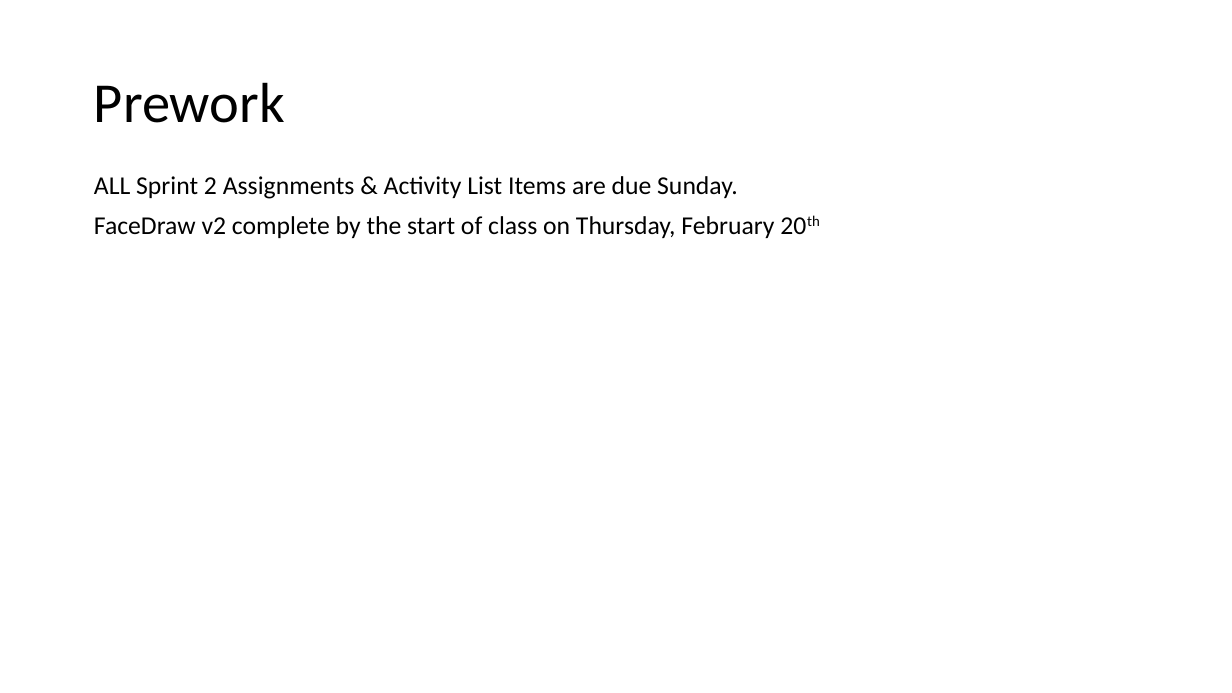
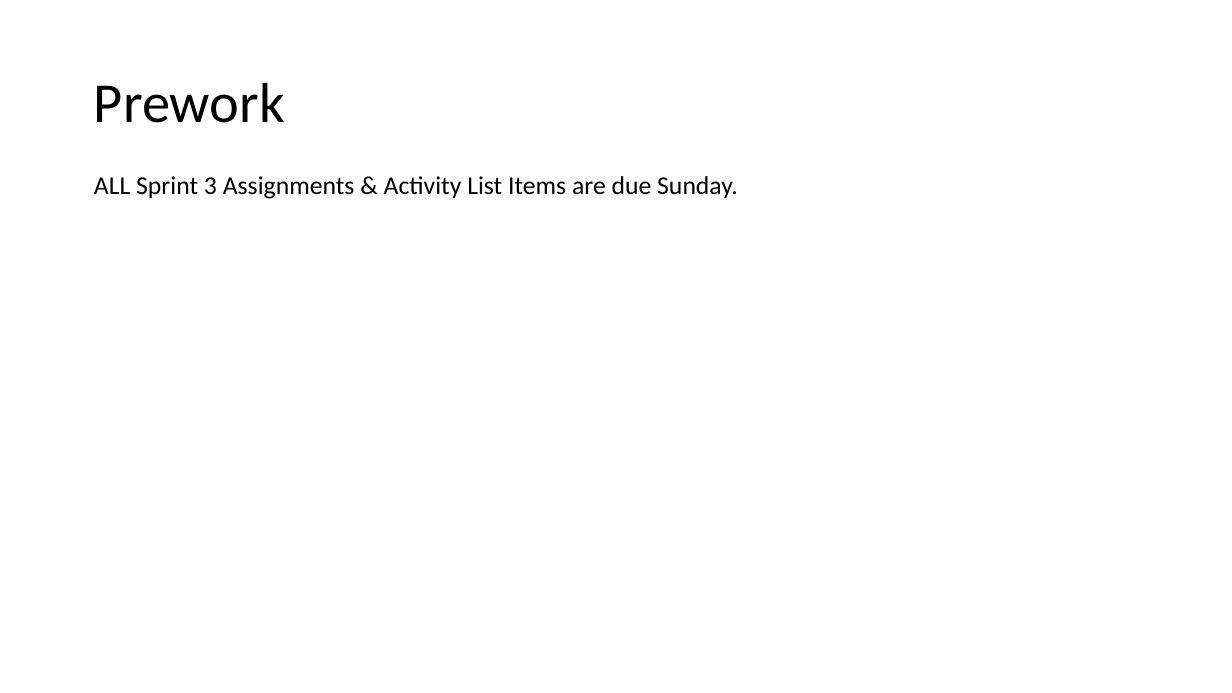
Before and after one commit to EricJPogue/CPSC-24500, a slide deck: slide 9 of lecture-slides/2020-02-25-oop.pptx (slide 2 before the commit). Drawn at 1232x693 pixels with LibreOffice and Linux fonts; fonts in the diff are those of the drawing. Boxes give left, top, right and bottom in pixels: in the first picture for what was removed or moved away, otherwise in the second. Text is boxed around its words. In the diff, an @@ line names an element or a change of style, - is before the commit and + after.

```diff
--- a/lecture-slides/2020-02-25-oop.pptx
+++ b/lecture-slides/2020-02-25-oop.pptx
@@ text at box(94, 176, 738, 199): text changed @@
-ALL Sprint 2 Assignments & Activity List Items are due Sunday.
-FaceDraw v2 complete by the start of class on Thursday, February 20th
+ALL Sprint 3 Assignments & Activity List Items are due Sunday.
```
Also in this commit, not shown: 3 other slides changed, 3 other files.
